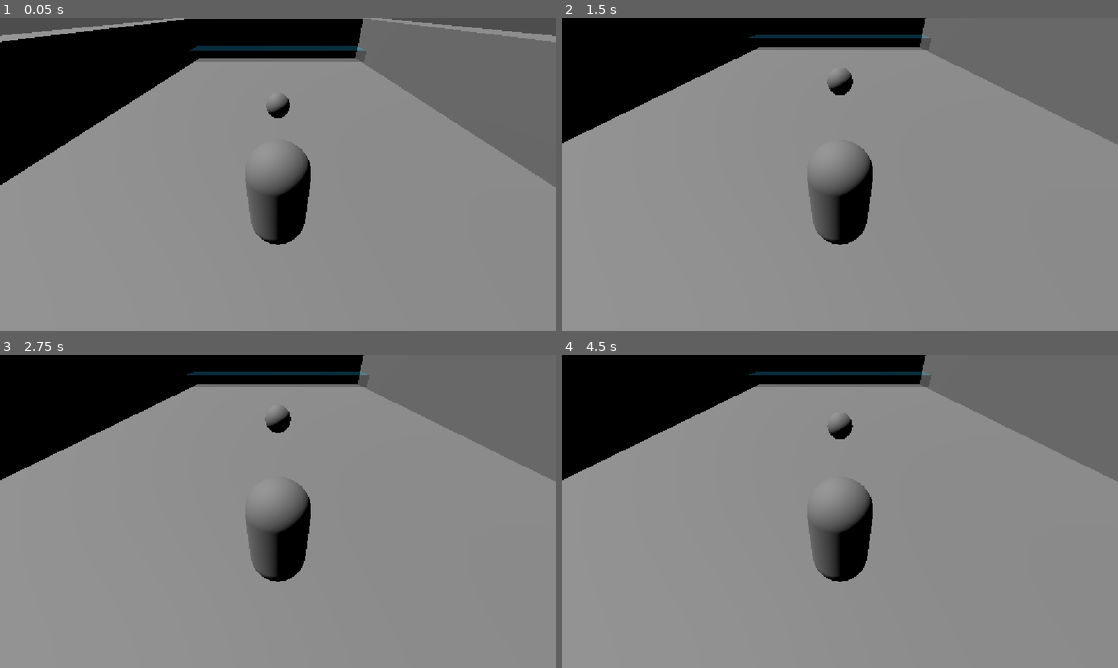
Above: before the commit, frames 1-4 (two rows, left to right).
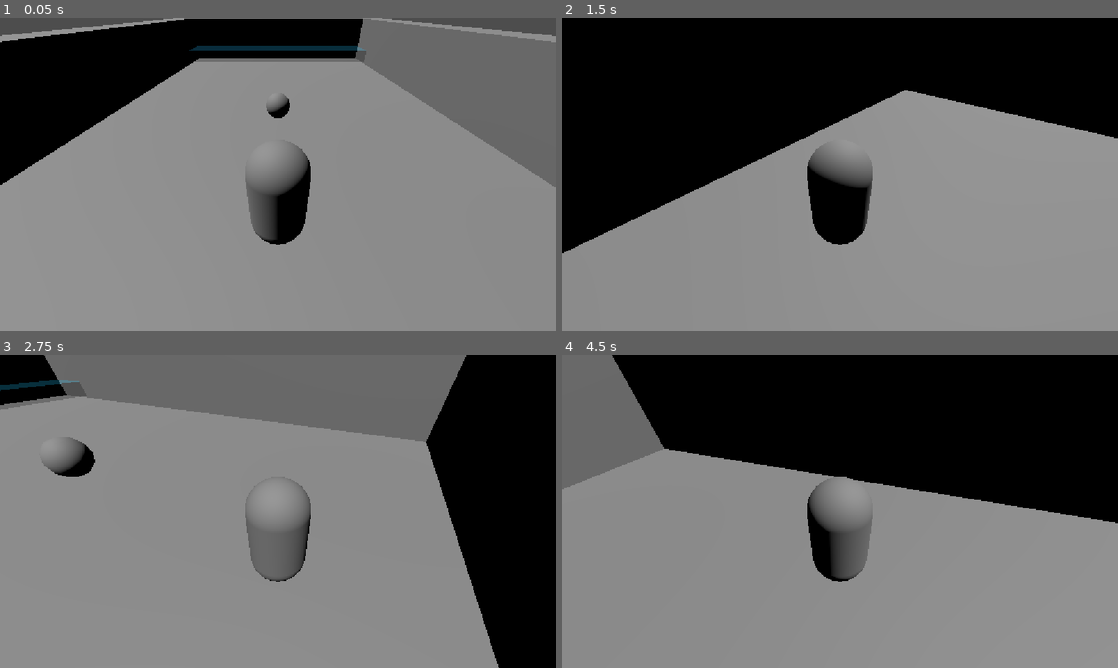
Above: after the commit, the same moments.

Repository: GDACollab/Programming-Workshop-Godot-1-Intro-to-Godot
Game: Godot game, scene res://Scenes/bodies.tscn
The game is run twice, just before and just after one commit, with the same random seed, the same clock (stepped at 60 frames per second) and the same inputs. Before the commit the project has no main scene; this scene is started directly in both runs.
Inputs (mouse positions are in pixels of both pictures, inside the frame that each line leads up to):
- Up to frame 1 (0.05 s): no input
- Up to frame 2 (1.5 s): move the mouse to (962, 158) at 0.52 s; move the mouse to (728, 190) at 1.27 s
- Up to frame 3 (2.75 s): move the mouse to (333, 442) at 2.02 s
- Up to frame 4 (4.5 s): move the mouse to (812, 574) at 2.77 s; move the mouse to (1006, 558) at 3.52 s; move the mouse to (673, 464) at 4.27 s

The runs differ from the first frame. In frame 2, 33% of the frame differs, in the area x 0-100%, y 0-76%; in frame 3, 36%; in frame 4, 37%, in the area x 0-100%, y 0-72%.

Commit message:
super barebones camera controls (they suck)

Diff:
--- a/Scenes/bodies.tscn
+++ b/Scenes/bodies.tscn
@@ -35,12 +35,22 @@
 script/source = "extends CharacterBody3D
 
 # Hello programmer!!!!!
-# Pls change this to be an export variable!!!
+# Pls change these to be an export variables!!!
 var kick_force: int = 2
+var mouse_sens: float = 0.01
 
 const SPEED = 5.0
 const JUMP_VELOCITY = 4.5
 
+# Refrences
+@export var camera_holder: Node3D
+
+func _unhandled_input(event: InputEvent) -> void:
+	if event is InputEventMouseMotion:
+		camera_holder.rotate_y(-event.relative.x * mouse_sens)
+
+func _ready() -> void:
+	Input.mouse_mode = Input.MOUSE_MODE_CAPTURED
 
 func _physics_process(delta: float) -> void:
 	# Add the gravity.
@@ -53,8 +63,8 @@
 
 	# Get the input direction and handle the movement/deceleration.
 	# As good practice, you should replace UI actions with custom gameplay actions.
-	var input_dir := Input.get_vector(\"ui_left\", \"ui_right\", \"ui_up\", \"ui_down\")
-	var direction := (transform.basis * Vector3(input_dir.x, 0, input_dir.y)).normalized()
+	var input_dir := Input.get_vector(\"ui_up\", \"ui_down\", \"ui_right\", \"ui_left\")
+	var direction := (camera_holder.basis * Vector3(input_dir.x, 0, input_dir.y)).normalized()
 	if direction:
 		velocity.x = direction.x * SPEED
 		velocity.z = direction.z * SPEED
@@ -176,17 +186,20 @@
 [node name="DirectionalLight3D" type="DirectionalLight3D" parent="." unique_id=158281696]
 transform = Transform3D(1, 0, 0, 0, 0.47180453, 0.8817032, 0, -0.8817032, 0.47180453, 0, 1.7585849, 0.3829584)
 
-[node name="CharacterBody3D" type="CharacterBody3D" parent="." unique_id=1864291634]
+[node name="CharacterBody3D" type="CharacterBody3D" parent="." unique_id=1864291634 node_paths=PackedStringArray("camera_holder")]
 transform = Transform3D(-4.371139e-08, 0, 1, 0, 1, 0, -1, 0, -4.371139e-08, 2.791, 1.221, 0)
 axis_lock_angular_x = true
 axis_lock_angular_z = true
 script = SubResource("GDScript_l16ms")
-
-[node name="Camera3D" type="Camera3D" parent="CharacterBody3D" unique_id=1272397794]
-transform = Transform3D(1, 0, 0, 0, 0.7749445, 0.6320293, 0, -0.6320293, 0.7749445, 0, 1.2208863, 1.207238)
+camera_holder = NodePath("CameraHolder")
 
 [node name="MeshInstance3D" type="MeshInstance3D" parent="CharacterBody3D" unique_id=1180379098]
 mesh = SubResource("CapsuleMesh_l16ms")
 
 [node name="CollisionShape3D" type="CollisionShape3D" parent="CharacterBody3D" unique_id=1877597708]
 shape = SubResource("CapsuleShape3D_l16ms")
+
+[node name="CameraHolder" type="Node3D" parent="CharacterBody3D" unique_id=1459686708]
+
+[node name="Camera3D" type="Camera3D" parent="CharacterBody3D/CameraHolder" unique_id=1272397794]
+transform = Transform3D(1, 0, 0, 0, 0.7749445, 0.6320293, 0, -0.6320293, 0.7749445, 0, 1.2208865, 1.207238)
--- a/project.godot
+++ b/project.godot
@@ -11,6 +11,7 @@
 [application]
 
 config/name="Programming Workshop Test Project"
+run/main_scene="uid://dc1ry0yw6wkyy"
 config/features=PackedStringArray("4.7", "Forward Plus")
 config/icon="res://icon.svg"
 
